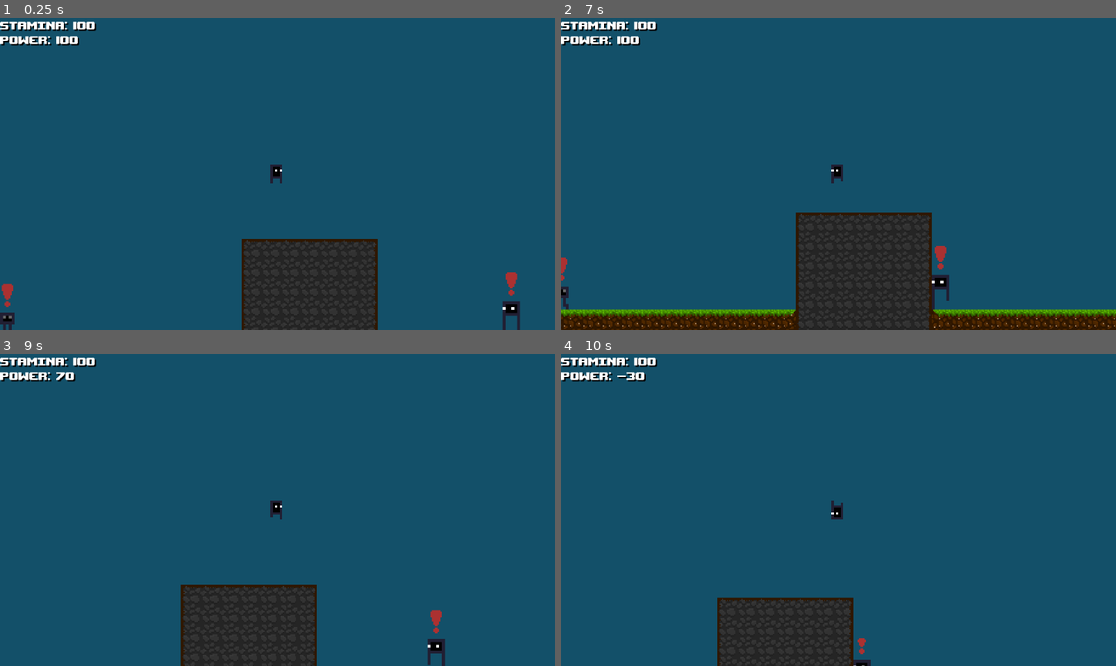
Above: before the commit, frames 1-4 (two rows, left to right).
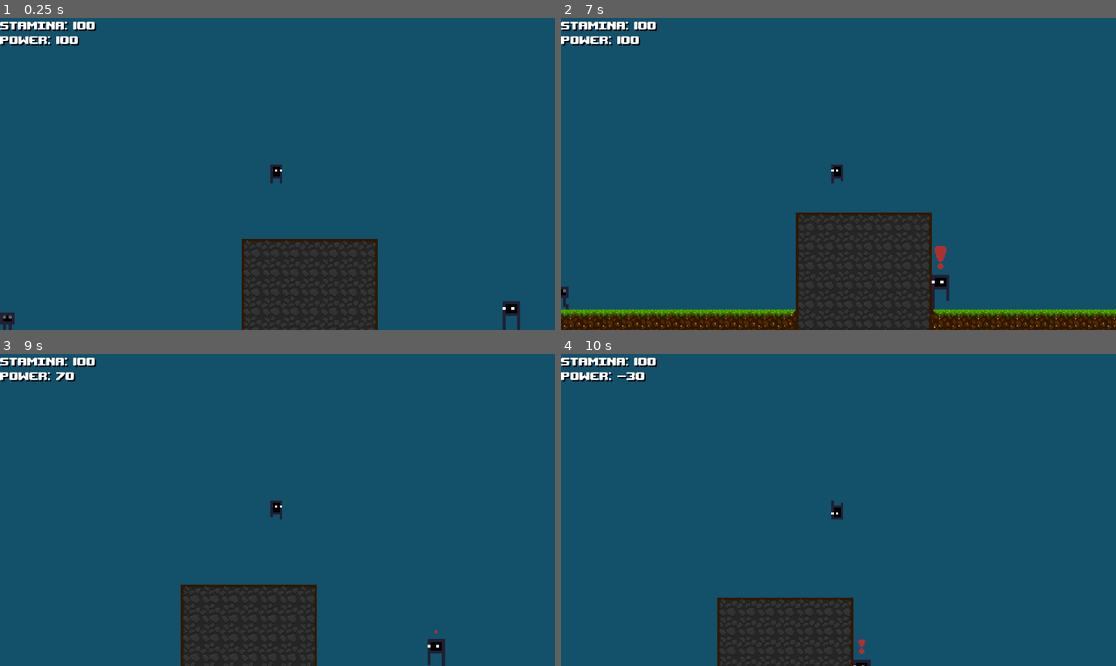
Above: after the commit, the same moments.

Repository: NicolasLFerreira/Cytoplasmic-Warrior
Game: Godot game, scene res://maps/TutorialMap.tscn
Same seed, same stepped clock (60 frames per second), same inputs: the game is played once before the commit and once after it.
Inputs:
- Up to frame 1 (0.25 s): no input
- Up to frame 2 (7 s): hold D (walk_right) 0.53-2.03 s; tap G (G) at 0.6 s; tap K (air_jump) at 0.77, 1.52, 3.02, 3.77, 4.52, 6.02, 6.77 s; tap L (convert) at 1.35 s; hold A (walk_left) 2.03-2.78 s; tap J (dash) at 2.1 s; hold D (walk_right) 2.78-4.28 s; tap N (dodge) at 2.85 s; tap H (shoot) at 3.6 s; hold A (walk_left) 4.28-5.03 s; tap Ctrl (sneak) at 4.35 s; hold D (walk_right) 5.03-5.78 s; tap M (spray) at 5.1 s; hold A (walk_left) from 5.78 s (still down); tap Shift (sprint) at 5.85 s; tap B (teleport) at 6.6 s
- Up to frame 3 (9 s): release A (walk_left) at 7.28 s; hold D (walk_right) from 7.28 s (still down); tap G (G) at 7.35 s; tap K (air_jump) at 7.52 s; tap L (convert) at 8.1 s; tap J (dash) at 8.85 s
- Up to frame 4 (10 s): tap K (air_jump) at 9.02, 9.77 s; release D (walk_right) at 9.53 s; hold A (walk_left) from 9.53 s (still down); tap N (dodge) at 9.6 s

The runs differ from the first frame. In frame 1, 0.2% of the frame differs, in the area x 0-94%, y 81-93%; in frame 2, less than 0.1%; in frame 3, 0.1%; in frame 4, less than 0.1%.

Commit message:
Added map

Diff:
--- a/enemies/TSN-1PhysicsBody.tscn
+++ b/enemies/TSN-1PhysicsBody.tscn
@@ -1,6 +1,22 @@
-[gd_scene load_steps=2 format=2]
+[gd_scene load_steps=6 format=2]
 
 [ext_resource path="res://enemies/base/EnemyBase.tscn" type="PackedScene" id=1]
+[ext_resource path="res://textures/enemies/tsn-1/tsn1_2.png" type="Texture" id=2]
+[ext_resource path="res://textures/enemies/tsn-1/tsn1_3.png" type="Texture" id=3]
+[ext_resource path="res://textures/enemies/tsn-1/tsn1_1.png" type="Texture" id=4]
+
+[sub_resource type="SpriteFrames" id=1]
+animations = [ {
+"frames": [ ExtResource( 4 ) ],
+"loop": true,
+"name": "idle",
+"speed": 5.0
+}, {
+"frames": [ ExtResource( 3 ), ExtResource( 2 ) ],
+"loop": true,
+"name": "moving",
+"speed": 5.0
+} ]
 
 [node name="TSN-1PhysicsBody" instance=ExtResource( 1 )]
 position = Vector2( 0.101322, 0.0675449 )
@@ -11,19 +27,16 @@
 
 [node name="EnemyBodySprite" parent="." index="1"]
 position = Vector2( 0.270203, -0.540371 )
+frames = SubResource( 1 )
 animation = "idle"
 
 [node name="EnemyBodyCollision" parent="." index="2"]
 position = Vector2( 0.25, -0.55 )
 scale = Vector2( 0.7, 0.3 )
 
-[node name="KillArea" parent="." index="3"]
-visible = false
-
 [node name="KillCollision" parent="KillArea" index="0"]
 position = Vector2( 0.25, 0 )
 scale = Vector2( 0.75, 0.4 )
 
 [node name="FinderCollision" parent="FinderArea" index="0"]
-visible = false
 scale = Vector2( 7, 7 )
--- a/enemies/base/EnemyBase.tscn
+++ b/enemies/base/EnemyBase.tscn
@@ -16,29 +16,13 @@
 [ext_resource path="res://textures/ui_items/exclamation_mark/exclamation_mark_15.png" type="Texture" id=14]
 [ext_resource path="res://textures/ui_items/exclamation_mark/exclamation_mark_10.png" type="Texture" id=15]
 [ext_resource path="res://textures/ui_items/exclamation_mark/exclamation_mark_8.png" type="Texture" id=16]
-[ext_resource path="res://textures/enemies/tsn-1/tsn1_2.png" type="Texture" id=17]
-[ext_resource path="res://textures/enemies/tsn-1/tsn1_3.png" type="Texture" id=18]
-[ext_resource path="res://textures/enemies/tsn-1/tsn1_1.png" type="Texture" id=19]
 
-[sub_resource type="SpriteFrames" id=5]
+[sub_resource type="SpriteFrames" id=1]
 animations = [ {
 "frames": [ null, ExtResource( 4 ), ExtResource( 3 ), ExtResource( 6 ), ExtResource( 7 ), ExtResource( 12 ), ExtResource( 8 ), ExtResource( 16 ), ExtResource( 9 ), ExtResource( 15 ), ExtResource( 10 ), ExtResource( 5 ), ExtResource( 11 ), ExtResource( 13 ), ExtResource( 14 ) ],
 "loop": false,
 "name": "default",
 "speed": 39.0
-} ]
-
-[sub_resource type="SpriteFrames" id=1]
-animations = [ {
-"frames": [ ExtResource( 19 ) ],
-"loop": true,
-"name": "idle",
-"speed": 5.0
-}, {
-"frames": [ ExtResource( 17 ), ExtResource( 18 ) ],
-"loop": true,
-"name": "moving",
-"speed": 4.0
 } ]
 
 [sub_resource type="RectangleShape2D" id=2]
@@ -53,12 +37,9 @@
 [node name="ExclamationMark" type="AnimatedSprite" parent="."]
 position = Vector2( 0, -20 )
 scale = Vector2( 0.5, 0.5 )
-frames = SubResource( 5 )
-frame = 14
-playing = true
+frames = SubResource( 1 )
 
 [node name="EnemyBodySprite" type="AnimatedSprite" parent="."]
-frames = SubResource( 1 )
 
 [node name="EnemyBodyCollision" type="CollisionShape2D" parent="."]
 shape = SubResource( 2 )
--- a/enemies/base/EnemyBaseMovement.gd
+++ b/enemies/base/EnemyBaseMovement.gd
@@ -29,7 +29,7 @@
 
 	# Movement
 
-	if (inside and !cooldown):
+	if (inside):
 		if (obj.global_position.x - global_position.x > 0):
 			vector.x = max(vector.x-movement_speed, movement_speed * factor);
 			$EnemyBodySprite.flip_h = true;
Not shown: 1 places in enemies/base/EnemyBase.tscn that only renumber resources
